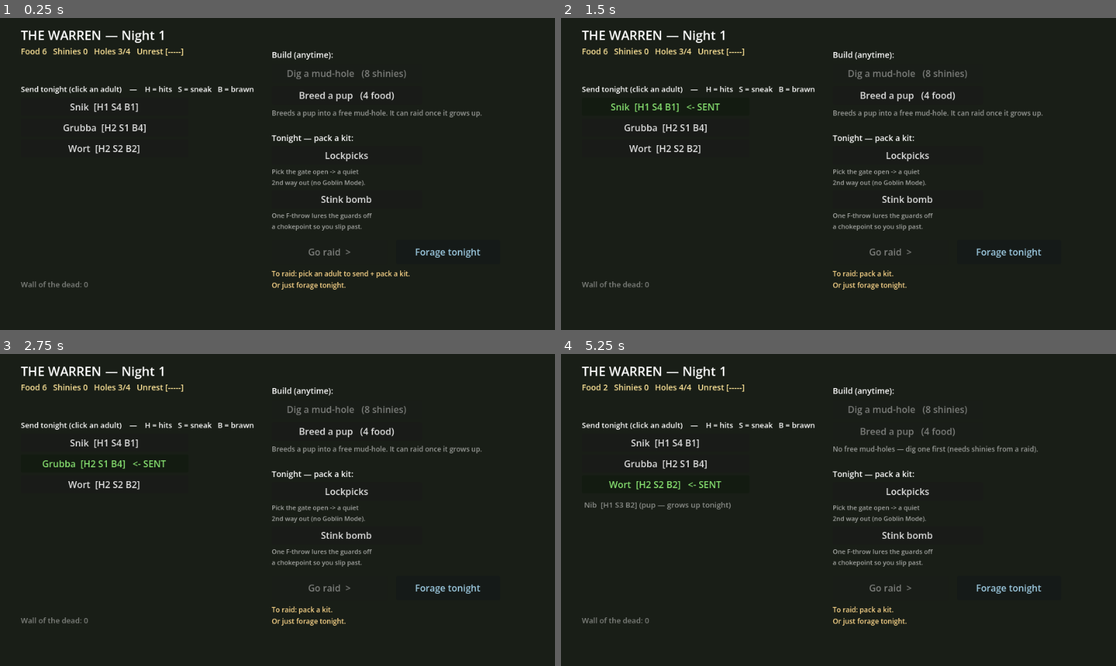
Above: before the commit, frames 1-4 (two rows, left to right).
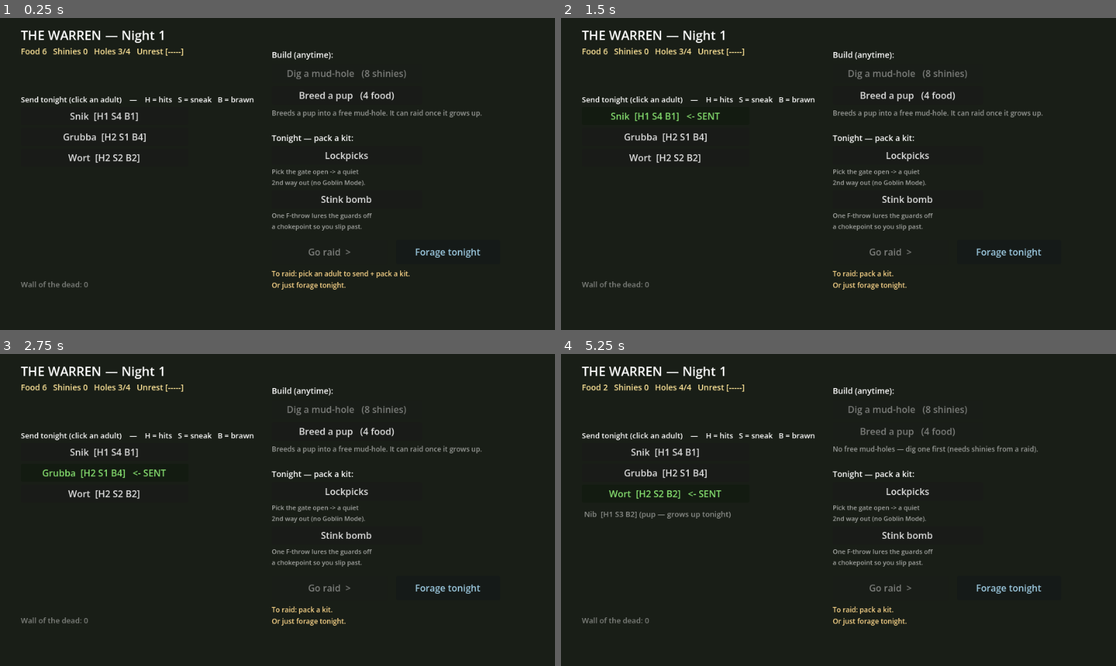
Above: after the commit, the same moments.

Repository: steverowley/goblin-mode
Game: Godot game, scene res://scenes/main.tscn
The game is run twice, just before and just after one commit, with the same random seed, the same clock (stepped at 60 frames per second) and the same inputs.
Inputs:
- Up to frame 1 (0.25 s): no input
- Up to frame 2 (1.5 s): click "Snik [H1 S4 B1]" at 0.5 s; click "Snik [H1 S4 B1] <- SENT" at 1.25 s
- Up to frame 3 (2.75 s): click "Grubba [H2 S1 B4]" at 2 s
- Up to frame 4 (5.25 s): click "Grubba [H2 S1 B4] <- SENT" at 2.75 s; click "Wort [H2 S2 B2]" at 3.5 s; click "Wort [H2 S2 B2] <- SENT" at 4.25 s; click "Breed a pup (4 food)" at 5 s

The runs differ from the first frame. In frame 1, 1.8% of the frame differs, in the area x 3-46%, y 21-47%; in frame 2, 1.9%; in frame 3, 1.9%; in frame 4, 2.3%, in the area x 3-46%, y 21-53%.

Commit message:
feat(warren): heavier upkeep + a loud 3-line morning report
Playtest: the upkeep pinch wasn't felt and the nightly event was easy to miss.
- Upkeep doubled to 2 shinies per goblin — a real squeeze now (a 5-goblin warren
  costs 10/night, often more than a single raid's haul).
- The Den's morning report is now three loud lines: the raid/forage result
  (green), the upkeep drain (orange, with a "couldn't pay!" warning on a
  shortfall), and the overnight warren event (bright cyan). The event was a tiny
  faint line before.

Verified headless: upkeep now nets gold down (cost outweighs the biggest event
gain); the 3-line report + a big warren fit the Den with no overlap.

Refs #12

Diff:
--- a/scripts/game_state.gd
+++ b/scripts/game_state.gd
@@ -35,7 +35,7 @@
 ## Warren upkeep + nightly events (#12 economy + Bite-3 stakes groundwork). Each
 ## night gold pays upkeep per living goblin; a shortfall breeds UNREST, and at the
 ## cap a goblin deserts. (The full run-end collapse waits for meta-progression.)
-const UPKEEP_PER_GOBLIN := 1
+const UPKEEP_PER_GOBLIN := 2
 const UNREST_MAX := 5
 
 var schema_version := SCHEMA_VERSION
@@ -52,6 +52,7 @@
 var last_event := ""                # short "what just happened" line (raid/forage outcome)
 var unrest := 0                     # 0..UNREST_MAX; rises when upkeep goes unpaid
 var night_event := ""               # the random thing that happened in the warren overnight
+var upkeep_note := ""               # last night's upkeep summary (shown in the Den)
 
 var _next_id := 0                   # hands out stable unique goblin ids
 var _pup_n := 0                     # rolls through the pup-name pool
@@ -84,6 +85,7 @@
 	last_event = ""
 	unrest = 0
 	night_event = ""
+	upkeep_note = ""
 
 func _make_goblin(gname: String, stage: String, stats: Dictionary) -> Dictionary:
 	var g := {"id": _next_id, "name": gname, "stage": stage, "alive": true, "best": 0, "stats": stats}
@@ -210,8 +212,11 @@
 	resources.shinies = maxi(0, have - cost)
 	if have < cost:
 		unrest = mini(UNREST_MAX, unrest + 1)
-	elif unrest > 0:
-		unrest = maxi(0, unrest - 1)
+		upkeep_note = "Upkeep %d shinies — couldn't pay it! Unrest rising." % cost
+	else:
+		if unrest > 0:
+			unrest = maxi(0, unrest - 1)
+		upkeep_note = "Upkeep paid: -%d shinies." % cost
 	# One thing happens overnight: a desertion if the warren's boiling over, else a
 	# random warren event. Mutually exclusive — you never lose two goblins in a night.
 	if unrest >= UNREST_MAX and living().size() > 1:
--- a/scripts/warren.gd
+++ b/scripts/warren.gd
@@ -51,22 +51,26 @@
 		GameState.living().size(), GameState.huts,
 		"#".repeat(GameState.unrest), "-".repeat(GameState.UNREST_MAX - GameState.unrest),
 	], Vector2(36, 48), 14, Color(1, 0.9, 0.6))
+	# Morning report — three loud lines: the raid/forage result, the upkeep drain,
+	# and what happened in the warren overnight.
 	if GameState.last_event != "":
-		_lbl(GameState.last_event, Vector2(36, 72), 13, Color(0.75, 1.0, 0.7))
+		_lbl(GameState.last_event, Vector2(36, 70), 13, Color(0.75, 1.0, 0.7))
+	if GameState.upkeep_note != "":
+		_lbl(GameState.upkeep_note, Vector2(36, 88), 13, Color(1.0, 0.75, 0.4))
 	if GameState.night_event != "":
-		_lbl(GameState.night_event, Vector2(36, 90), 12, Color(0.8, 0.85, 1.0))
+		_lbl(GameState.night_event, Vector2(36, 106), 14, Color(0.55, 0.9, 1.0))
 
 	_build_roster()
 	_build_actions()
 
 func _build_roster() -> void:
-	_lbl("Send tonight (click an adult)    —    H = hits   S = sneak   B = brawn", Vector2(36, 114), 13)
+	_lbl("Send tonight (click an adult)    —    H = hits   S = sneak   B = brawn", Vector2(36, 132), 13)
 	# Adults first (they're the pickable ones), then pups — so a sendable goblin is
 	# always near the top, and the list is capped so it never runs off a big warren.
 	var rows: Array = GameState.adults()
 	rows.append_array(GameState.pups())
 
-	var ry := 138
+	var ry := 154
 	var max_visible := 8
 	for i in range(rows.size()):
 		if i == max_visible - 1 and rows.size() > max_visible:
